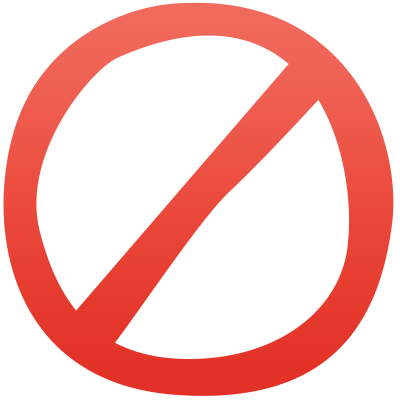
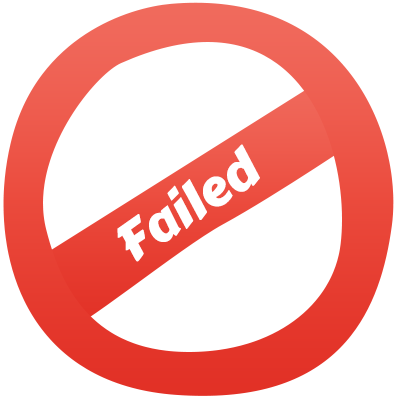
Revision of a layered 400x400 image; what changed, layer by layer:
painted on "Ban" (1st of 2) over [36, 35, 350, 359]
added layer "Failed" above "Ban" over [117, 144, 260, 262]
added layer "Ban" (2nd of 2) over [36, 72, 350, 334]
